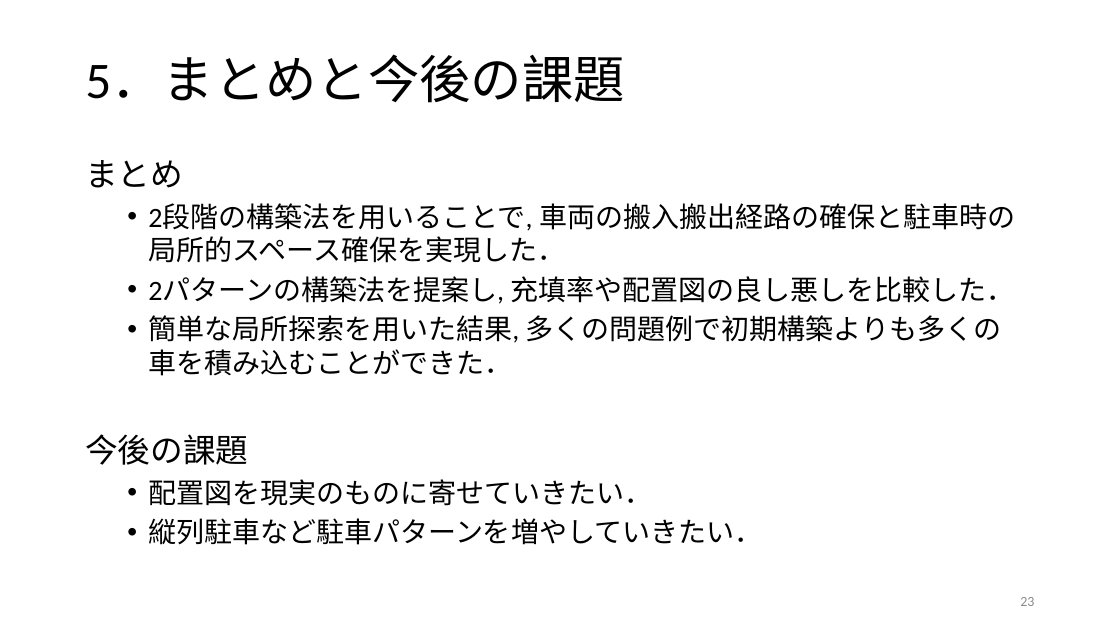
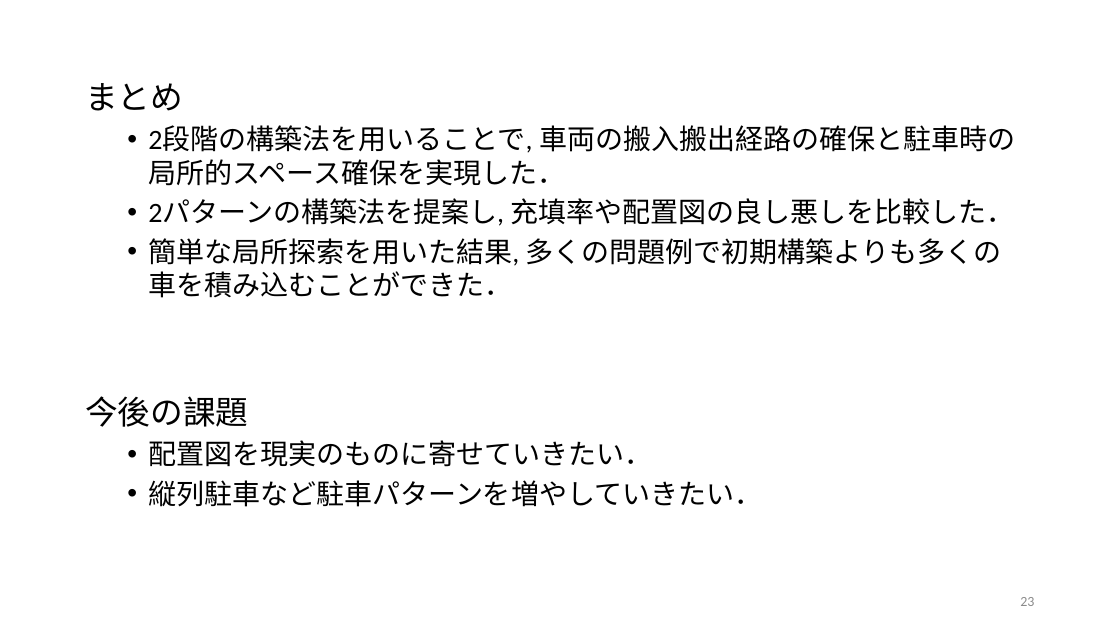
Before and after one commit to r-kurosu/kline, a slide deck: slide 23 of 卒論発表用スライド.pptx. Drawn at 1120x630 pixels with LibreOffice and Linux fonts; fonts in the diff are those of the drawing. Boxes give left, top, right and bottom in pixels: in the first picture for what was removed or moved away, otherwise in the second. Text is boxed around its words. In the diff, an @@ line names an element or a change of style, - is before the commit and + after.

```diff
--- a/卒論発表用スライド.pptx
+++ b/卒論発表用スライド.pptx
@@ title removed at box(85, 56, 624, 103) @@
-5．まとめと今後の課題
@@ text "まとめ" rewrapped from box(85, 160, 1015, 545) to box(85, 83, 1015, 507) @@
```
Also in this commit, not shown: 1 other slide changed.
